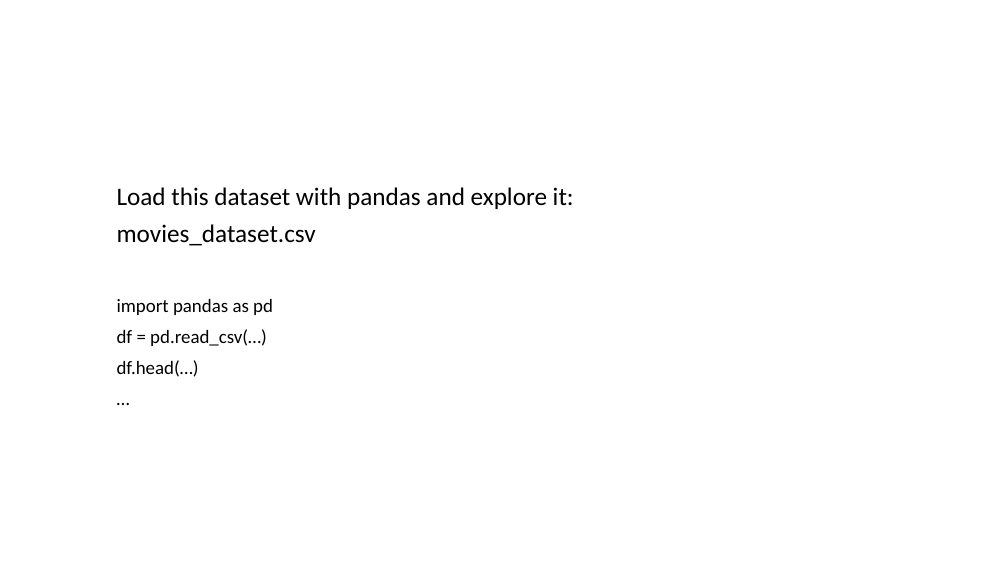
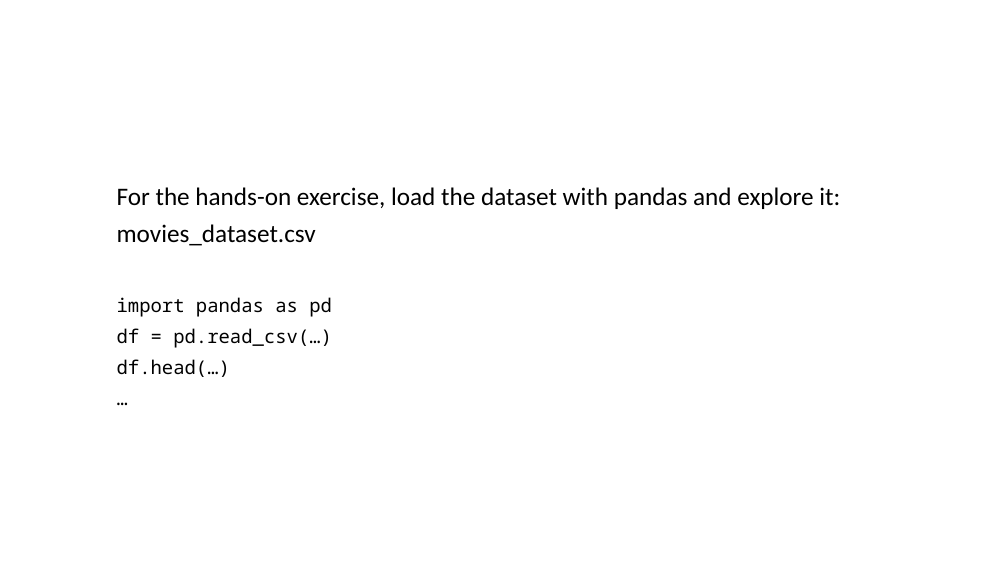
Before and after one commit to btitze/python-course, a slide deck: slide 11 of data_handling_and_analysis/Python Workshop - Data Handling and Analysis.pptx. Drawn at 1008x567 pixels with LibreOffice and Linux fonts; fonts in the diff are those of the drawing. Boxes give left, top, right and bottom in pixels: in the first picture for what was removed or moved away, otherwise in the second. Text is boxed around its words. In the diff, an @@ line names an element or a change of style, - is before the commit and + after.

```diff
--- a/data_handling_and_analysis/Python Workshop - Data Handling and Analysis.pptx
+++ b/data_handling_and_analysis/Python Workshop - Data Handling and Analysis.pptx
@@ text at bbox=[117, 187, 840, 209]: text changed @@
-Load this dataset with pandas and explore it:
+For the hands-on exercise, load the dataset with pandas and explore it:
@@ text at bbox=[117, 297, 332, 377]: font Calibri to Noto Sans Mono in "import pandas as pd", "df = pd.read_csv(…)", "df.head(…)", "…" @@
```
Also in this commit, not shown: 9 other slides changed, 4 other files.
